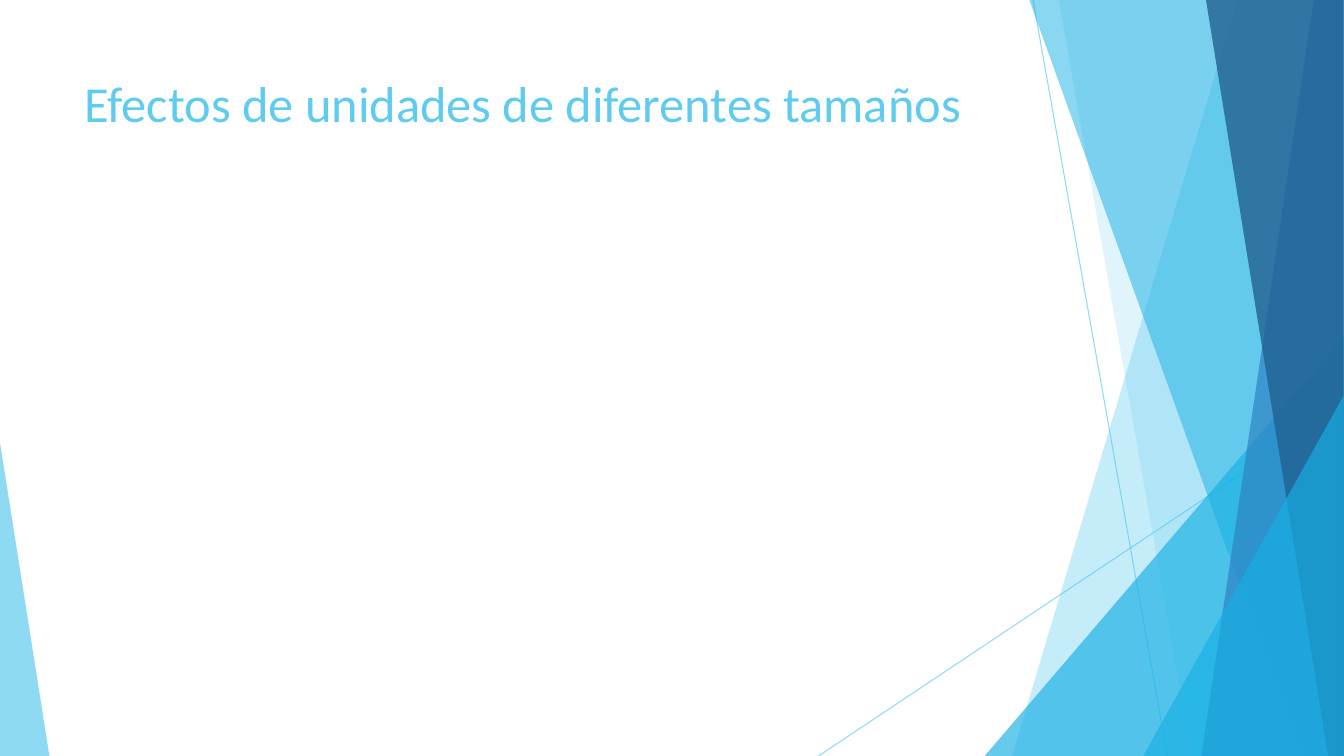
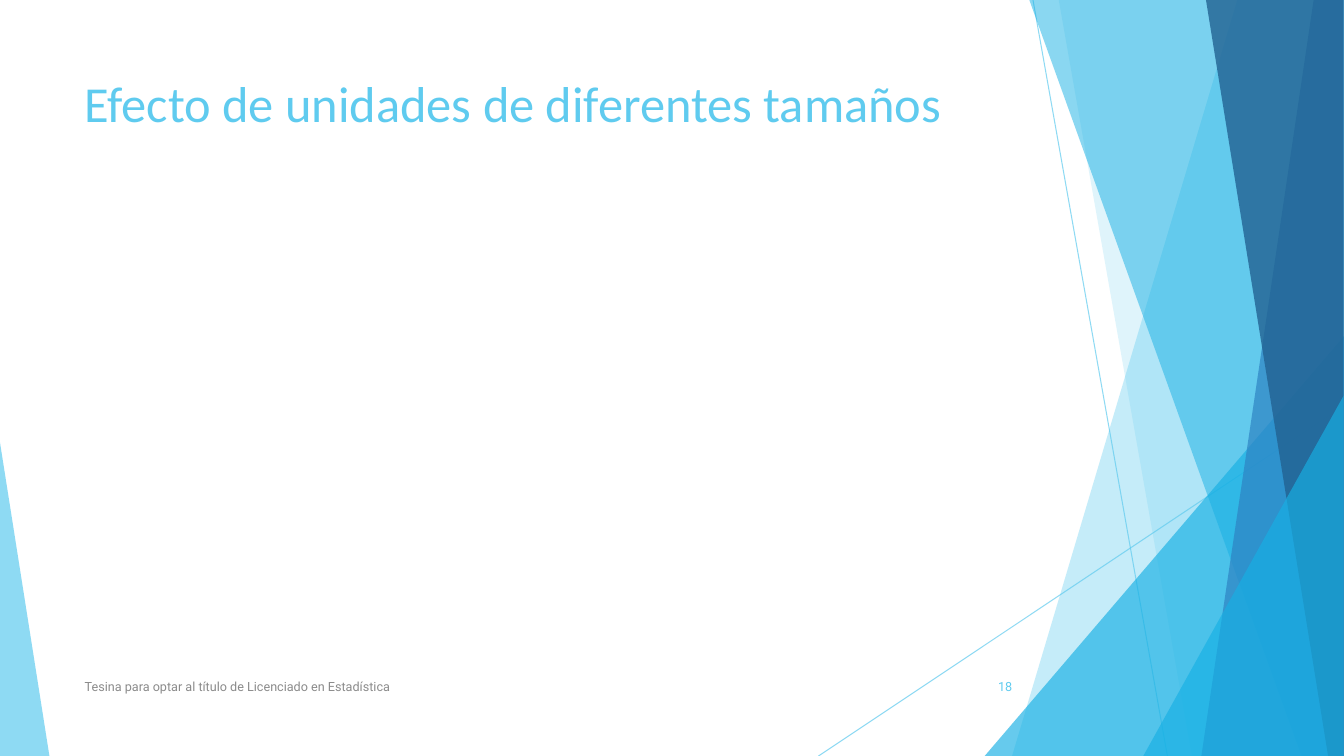
Before and after one commit to Seferra18/Tesina, a slide deck: slide 18 of ppt.pptx (slide 17 before the commit). Drawn at 1344x756 pixels with LibreOffice and Linux fonts; fonts in the diff are those of the drawing; grey boxes stand for pictures. Boxes give left, top, right and bottom in pixels: in the first picture for what was removed or moved away, otherwise in the second. Text is boxed around its words. In the diff, an @@ line names an element or a change of style, - is before the commit and + after.

Commit message:
Para compartir

```diff
--- a/ppt.pptx
+++ b/ppt.pptx
@@ title at (85, 87, 942, 123): text changed @@
-Efectos de unidades de diferentes tamaños
+Efecto de unidades de diferentes tamaños
@@ text added at (85, 681, 390, 694), 9 pt, text #8C8C8C @@
+Tesina para optar al título de Licenciado en Estadística
@@ page number added at (998, 682, 1012, 691), 9 pt, text #5FCBEF @@
+18
```
Also in this commit, not shown: 24 other slides changed, 18 slides added, 7 slides removed.
